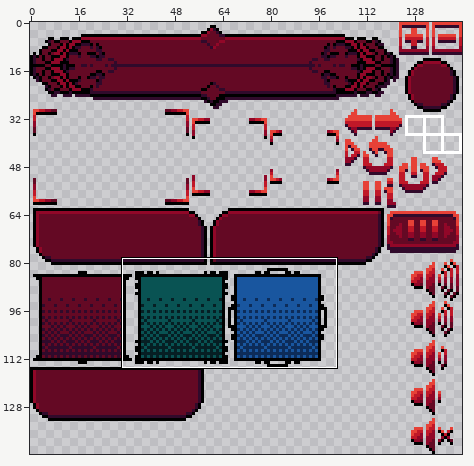
Pixel-art file, stored at Succubus/Sprites/ButtonsUI.aseprite. The picture above shows the old version from afar; the outline marks the close-up.
Close-up. Before:
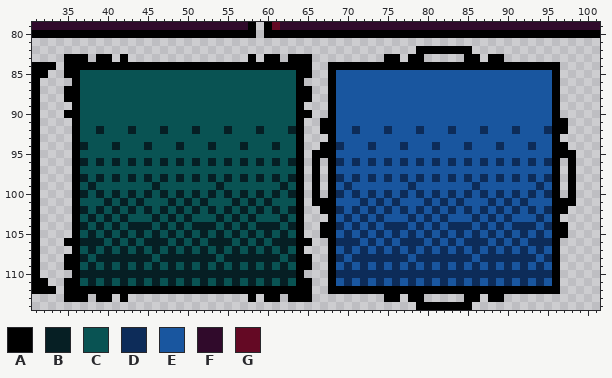
144x144 pixels, 1 frame. Shown: x 31..101, y 79..114.
Palette (. is transparent): A #000000  B #061f24  C #095353  D #0d2c59  E #19569f  F #300a2b  G #640924
Pixels before, first column x 31:
 79 FFFFFFFFFFFFFFFFFFFFFFFFFFFA.AGFFFFFFFFFFFFFFFFFFFFFFFFFFFFFFFFFFFFFFFF
 80 AAAAAAAAAAAAAAAAAAAAAAAAAAAA.AAAAAAAAAAAAAAAAAAAAAAAAAAAAAAAAAAAAAAAAAA
 81 .......................................................................
 82 ................................................AAAAAAA................
 83 ....AAA.AA.A...............A.AA.AAA.........AA.AA.....AA.AA............
 84 AAA.AAAAAAAAAAAAAAAAAAAAAAAAAAAAAAA..AAAAAAAAAAAAAAAAAAAAAAAAAAAAA.....
 85 AA..AACCCCCCCCCCCCCCCCCCCCCCCCCCCAA..AEEEEEEEEEEEEEEEEEEEEEEEEEEEA.....
 86 A....ACCCCCCCCCCCCCCCCCCCCCCCCCCCA...AEEEEEEEEEEEEEEEEEEEEEEEEEEEA.....
 87 A...AACCCCCCCCCCCCCCCCCCCCCCCCCCCAA..AEEEEEEEEEEEEEEEEEEEEEEEEEEEA.....
 88 A...AACCCCCCCCCCCCCCCCCCCCCCCCCCCAA..AEEEEEEEEEEEEEEEEEEEEEEEEEEEA.....
 89 A....ACCCCCCCCCCCCCCCCCCCCCCCCCCCA...AEEEEEEEEEEEEEEEEEEEEEEEEEEEA.....
 90 A...AACCCCCCCCCCCCCCCCCCCCCCCCCCCAA..AEEEEEEEEEEEEEEEEEEEEEEEEEEEA.....
 91 A....ACCCCCCCCCCCCCCCCCCCCCCCCCCCA..AAEEEEEEEEEEEEEEEEEEEEEEEEEEEAA....
 92 A....ACCBCCCBCCCBCCCBCCCBCCCBCCCBA..AAEEDEEEDEEEDEEEDEEEDEEEDEEEDAA....
 93 A....ACCCCCCCCCCCCCCCCCCCCCCCCCCCA...AEEEEEEEEEEEEEEEEEEEEEEEEEEEA.....
 94 A....ABCCCBCCCBCCCBCCCBCCCBCCCBCCA..AADEEEDEEEDEEEDEEEDEEEDEEEDEEAA....
 95 A....ACCCCCCCCCCCCCCCCCCCCCCCCCCCA.AAAEEEEEEEEEEEEEEEEEEEEEEEEEEEAAA...
 96 A....ABCBCBCBCBCBCBCBCBCBCBCBCBCBA.A.ADEDEDEDEDEDEDEDEDEDEDEDEDEDA.A...
 97 A....ACCCCCCCCCCCCCCCCCCCCCCCCCCCA.A.AEEEEEEEEEEEEEEEEEEEEEEEEEEEA.A...
 98 A....ABCBCBCBCBCBCBCBCBCBCBCBCBCBA.A.ADEDEDEDEDEDEDEDEDEDEDEDEDEDA.A...
 99 A....ACBCCCCCCCBCCCCCCCBCCCCCCCBCA.A.AEDEEEEEEEDEEEEEEEDEEEEEEEDEA.A...
100 A....ABCBCBCBCBCBCBCBCBCBCBCBCBCBA.A.ADEDEDEDEDEDEDEDEDEDEDEDEDEDA.A...
101 A....ACCCBCBCBCCCBCBCBCCCBCBCBCCCA.AAAEEEDEDEDEEEDEDEDEEEDEDEDEEEAAA...
102 A....ABCBCBCBCBCBCBCBCBCBCBCBCBCBA..AADEDEDEDEDEDEDEDEDEDEDEDEDEDAA....
103 A....ACBCBCBCCCBCBCBCCCBCBCBCCCBCA...AEDEDEDEEEDEDEDEEEDEDEDEEEDEA.....
104 A....ABCBCBCBBBCBCBCBBBCBCBCBBBCBA..AADEDEDEDDDEDEDEDDDEDEDEDDDEDAA....
105 A....ACBCBCBCBCBCBCBCBCBCBCBCBCBCA..AAEDEDEDEDEDEDEDEDEDEDEDEDEDEAA....
106 A...AABBBCBCBCBBBCBCBCBBBCBCBCBBBAA..ADDDEDEDEDDDEDEDEDDDEDEDEDDDA.....
107 A....ACBCBCBCBCBCBCBCBCBCBCBCBCBCA...AEDEDEDEDEDEDEDEDEDEDEDEDEDEA.....
108 A...AABCBBBBBBBCBBBBBBBCBBBBBBBCBAA..ADEDDDDDDDEDDDDDDDEDDDDDDDEDA.....
109 A...AACBCBCBCBCBCBCBCBCBCBCBCBCBCAA..AEDEDEDEDEDEDEDEDEDEDEDEDEDEA.....
110 A....ABBBBBBBBBBBBBBBBBBBBBBBBBBBA...ADDDDDDDDDDDDDDDDDDDDDDDDDDDA.....
111 AA..AACBCBCBCBCBCBCBCBCBCBCBCBCBCAA..AEDEDEDEDEDEDEDEDEDEDEDEDEDEA.....
112 AAA.AAAAAAAAAAAAAAAAAAAAAAAAAAAAAAA..AAAAAAAAAAAAAAAAAAAAAAAAAAAAA.....
113 ....AAA.AA.A...............A.AA.AAA.........AA.AA.....AA.AA............
114 ................................................AAAAAAA................
Now the later version:
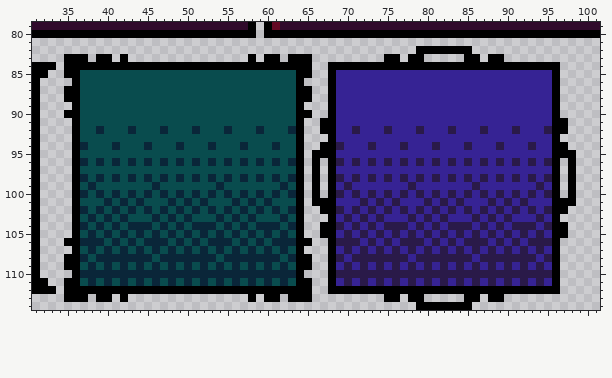
Difference:
colour B: #061f24 -> #0a2639
colour C: #095353 -> #094c4e
colour D: #0d2c59 -> #2a1a49
colour E: #19569f -> #362394
Pixel boxes of the changes (left, top, right, bottom) in both close-ups:
changed: (80, 70, 296, 286)
changed: (336, 70, 552, 286)
